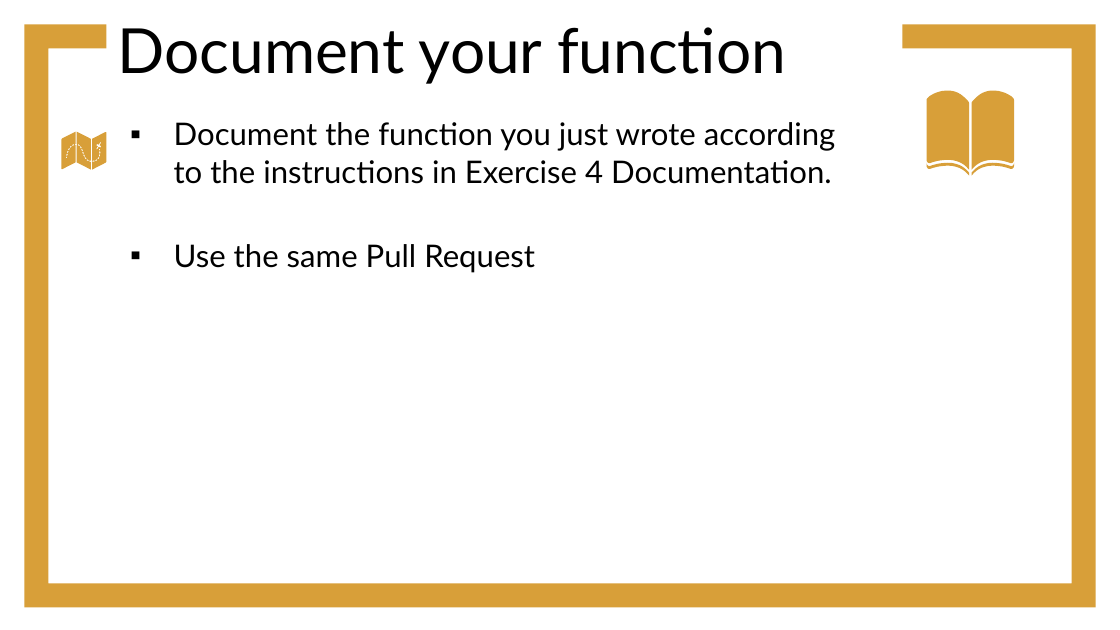
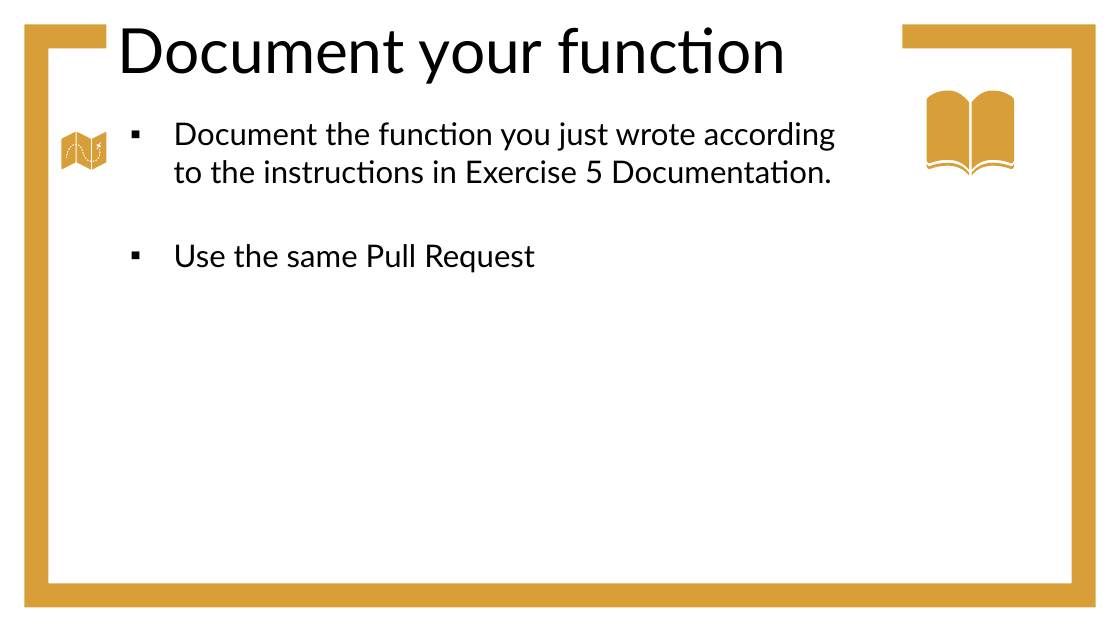
Before and after one commit to ASPP/2023-heraklion-ODD, a slide deck: slide 73 of presentation.odp. Drawn at 1120x630 pixels with LibreOffice and Linux fonts; fonts in the diff are those of the drawing. Boxes give left, top, right and bottom in pixels: in the first picture for what was removed or moved away, otherwise in the second. Text is boxed around its words. In the diff, an @@ line names an element or a change of style, - is before the commit and + after.

Commit message:
wrong exercise number (second edition)

```diff
--- a/presentation.odp
+++ b/presentation.odp
@@ text at [174, 122, 836, 184]: text changed @@
-▪ Document the function you just wrote according
-  to the instructions in Exercise 4 Documentation.
+▪ Document the function you just wrote according
+  to the instructions in Exercise 5 Documentation.
```
Also in this commit, not shown: 4 other slides changed, 1 other file.
